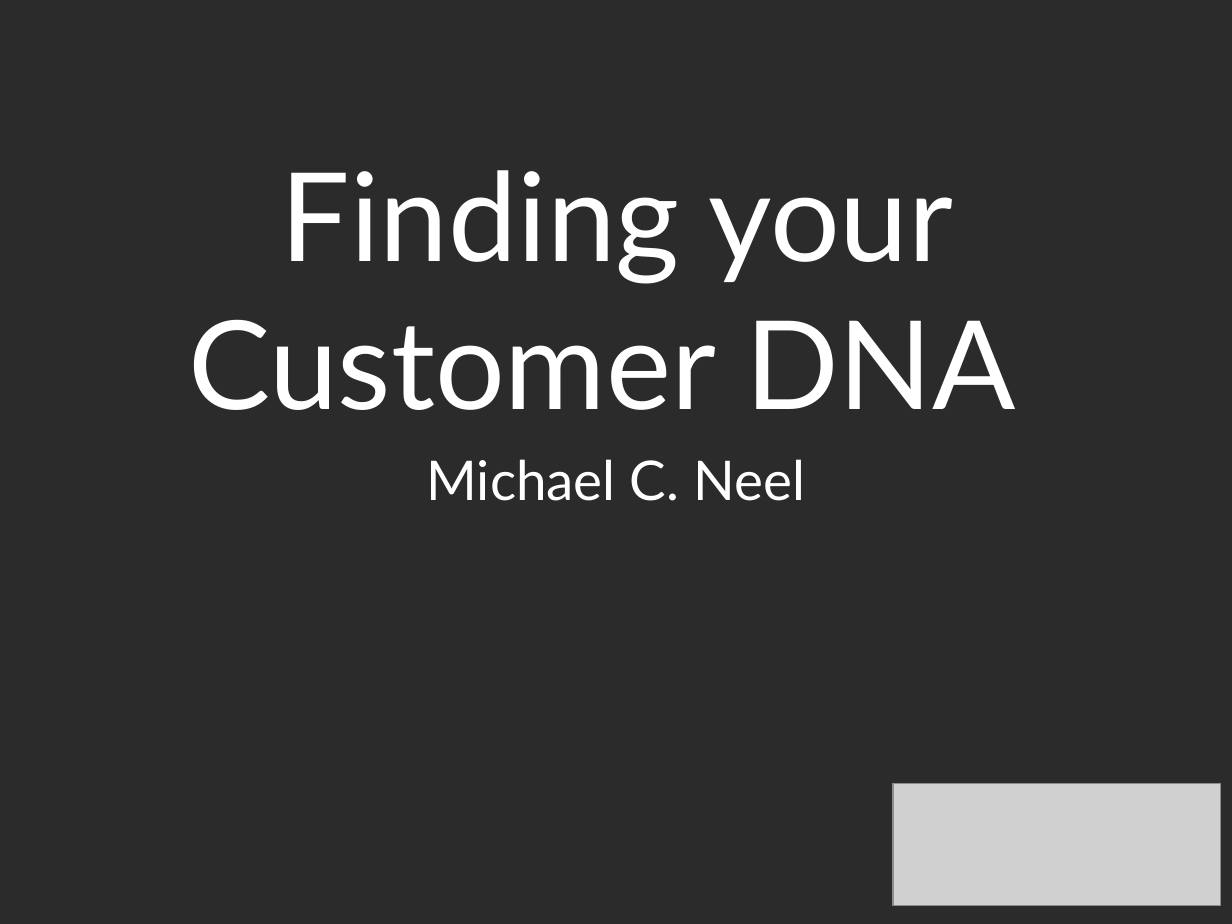
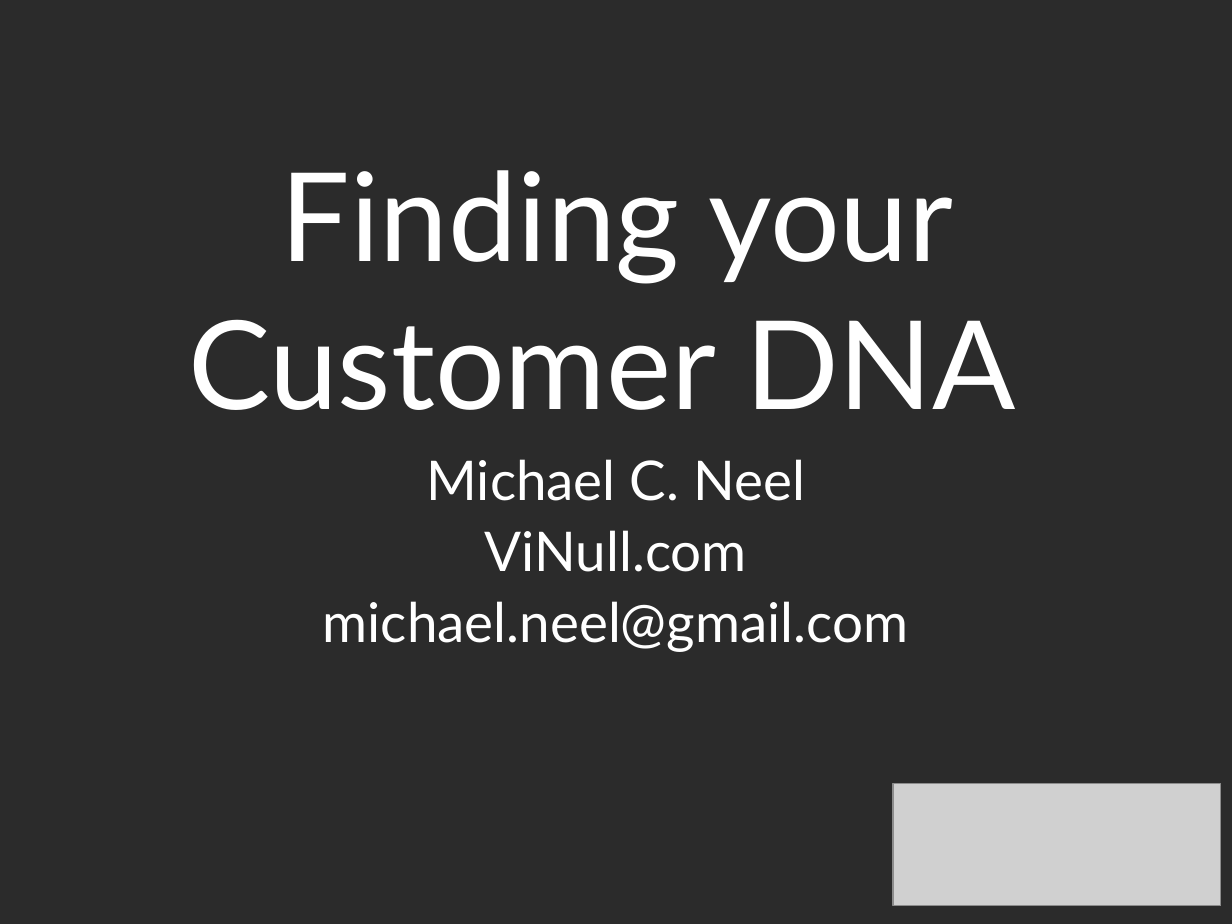
Before and after one commit to spaccabit/vinull, a slide deck: slide 1 of Presentations/CustomerDNA/CustomerDNA.pptx. Drawn at 1232x924 pixels with LibreOffice and Linux fonts; fonts in the diff are those of the drawing; grey boxes stand for pictures; background and template pictures are left out; a plain dark background stands for a picture behind light text. Boxes give left, top, right and bottom in pixels: in the first picture for what was removed or moved away, otherwise in the second. Text is boxed around its words. In the diff, an @@ line names an element or a change of style, - is before the commit and + after.

```diff
--- a/Presentations/CustomerDNA/CustomerDNA.pptx
+++ b/Presentations/CustomerDNA/CustomerDNA.pptx
@@ subtitle at bbox=[323, 530, 908, 652]: paragraphs added @@
+ViNull.com
+michael.neel@gmail.com
```
Also in this commit, not shown: 2 other files.
